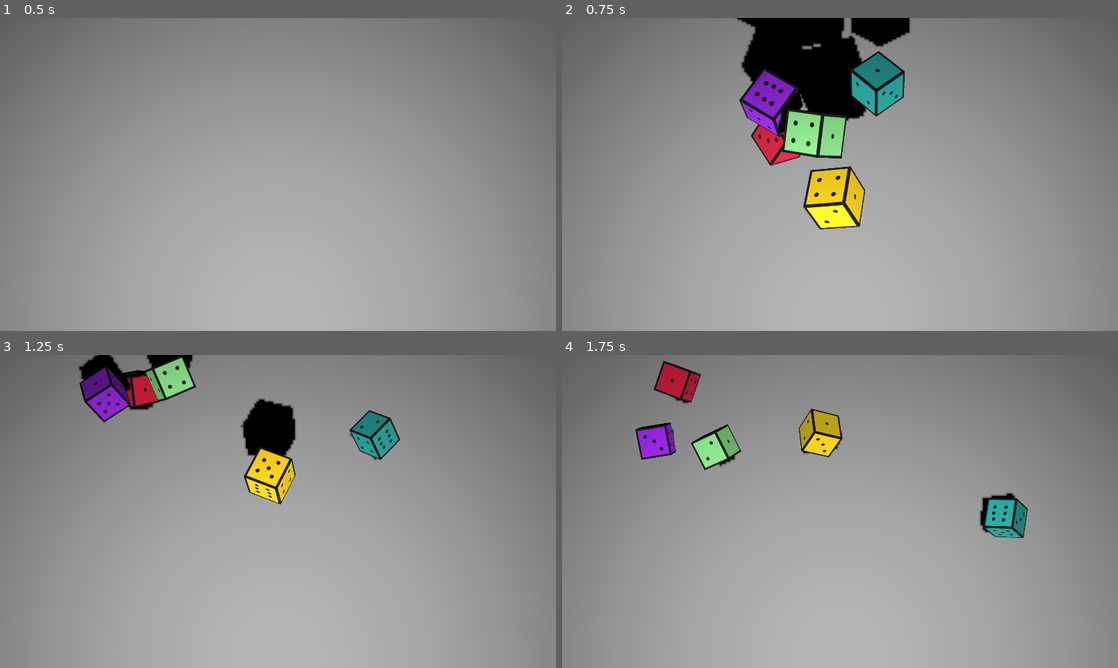
Above: before the commit, frames 1-4 (two rows, left to right).
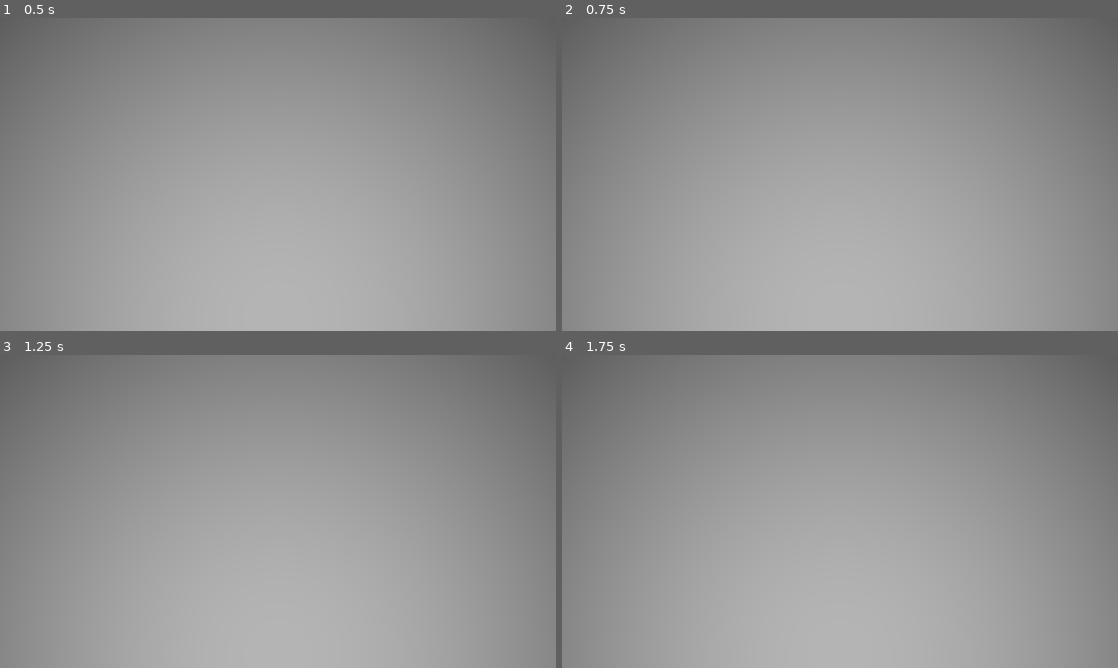
Above: after the commit, the same moments.

Repository: hulien22/bigmode-2023
Game: Godot game, scene res://scenes/combat.tscn
Same seed, same stepped clock (60 frames per second), same inputs: the game is played once before the commit and once after it.
Inputs (mouse positions are in pixels of both pictures, inside the frame that each line leads up to):
- Up to frame 1 (0.5 s): no input
- Up to frame 2 (0.75 s): click (984, 312) at 0.5 s, where only the run before the commit has a clickable "ROLL"
- Up to frame 3 (1.25 s): no input
- Up to frame 4 (1.75 s): move the mouse to (962, 495) at 1.27 s; tap Space (Launch) at 1.35 s; click (962, 495) at 1.42 s

Frame 1 is identical in both runs. In frame 2, 12% of the frame differs, in the area x 30-63%, y 0-68%; in frame 3, 6.4%; in frame 4, 4.2%.

Commit message:
basic door transition things

Diff:
--- a/game_state.gd
+++ b/game_state.gd
@@ -1,10 +1,15 @@
 extends Node
 
+enum GameScene {INTRO, COMBAT}
+
+var game_scene: GameScene
+var level: int = 0
 var player: Player
 
 func _ready():
 	reset_game_state()
 
 func reset_game_state():
+	game_scene = GameScene.INTRO
 	player = Player.new()
 	player.init_warrior()
--- a/scenes/combat.gd
+++ b/scenes/combat.gd
@@ -3,7 +3,7 @@
 
 enum CombatState {START_COMBAT, NEW_TURN, ROLLING, ABILITY_SELECTED, PLAYER_ABILITY, MONSTER_ABILITY, END_TURN, END_COMBAT}
 
-var state: CombatState = CombatState.START_COMBAT
+var combat_state: CombatState = CombatState.START_COMBAT
 
 var ability_boxes:Array[AbilityBox]
 
@@ -15,7 +15,6 @@
 var rerolls:int
 var monster_intent:Ability
 
-
 # player statuses followed by monster statuses
 var statuses:Array[Array] = [[], []]
 var statuses_to_inflict: Array[AbilityEffect]
@@ -24,38 +23,62 @@
 
 # Called when the node enters the scene tree for the first time.
 func _ready():
+	ability_boxes = [$Abilities/ability_box1, $Abilities/ability_box2, \
+					$Abilities/ability_box3, $Abilities/ability_box4, \
+					$Abilities/ability_box5, $Abilities/ability_box6]
+	render_health()
+	go_to_scene(GameState.GameScene.INTRO)
+#	process_start_combat()
+
+func go_to_scene(gs: GameState.GameScene):
+	hide_all_scenes()
+	match gs:
+		GameState.GameScene.INTRO:
+			var doors:Array[GameState.GameScene] = [GameState.GameScene.COMBAT]
+			$DoorChoiceScreen.init(doors)
+			$DoorChoiceScreen.connect("door_selected", go_to_scene)
+			$DoorChoiceScreen.show()
+		GameState.GameScene.COMBAT:
+			$MonsterUI.show()
+			$Combatscreen.show()
+			process_start_combat()
+	# can do stuff with current game_scene before swapping to target one
+	GameState.game_scene = gs
+
+func hide_all_scenes():
+	$MonsterUI.hide()
+	$Combatscreen.hide()
+	$DoorChoiceScreen.hide()
+
+func process_start_combat():
+	disable_abilities_and_rerollbtn()
 	monster = Monster.new()
 	monster.init_slime()
-	ability_boxes = [$Combatscreen/Abilities/ability_box1, $Combatscreen/Abilities/ability_box2, \
-					$Combatscreen/Abilities/ability_box3, $Combatscreen/Abilities/ability_box4, \
-					$Combatscreen/Abilities/ability_box5, $Combatscreen/Abilities/ability_box6]
+	$Abilities/ability_box1.init(1, GameState.player.abilities[0])
+	$Abilities/ability_box2.init(2, GameState.player.abilities[1])
+	$Abilities/ability_box3.init(3, GameState.player.abilities[2])
+	$Abilities/ability_box4.init(4, GameState.player.abilities[3])
+	$Abilities/ability_box5.init(5, GameState.player.abilities[4])
+	$Abilities/ability_box6.init(6, GameState.player.abilities[5])
 	for ab in ability_boxes:
 		ab.connect("ability_clicked", _on_ability_clicked)
 	$Combatscreen/RerollButton.connect("pressed", _on_reroll_button_pressed)
 	dice_mgr.connect("complete_roll", _on_complete_roll)
-	render_health()
-	process_start_combat()
-
-func process_start_combat():
-	$Combatscreen/Abilities/ability_box1.init(1, GameState.player.abilities[0])
-	$Combatscreen/Abilities/ability_box2.init(2, GameState.player.abilities[1])
-	$Combatscreen/Abilities/ability_box3.init(3, GameState.player.abilities[2])
-	$Combatscreen/Abilities/ability_box4.init(4, GameState.player.abilities[3])
-	$Combatscreen/Abilities/ability_box5.init(5, GameState.player.abilities[4])
-	$Combatscreen/Abilities/ability_box6.init(6, GameState.player.abilities[5])
-	disable_abilities_and_rerollbtn()
 	for d in GameState.player.dice:
 		dice_mgr.add_die(d[0], d[1])
 	turn_counter = -1
 	rerolls = 3
 	statuses = [[], []]
 
+	render_health()
+	animate_abilities_slide(true)
+
 	process_new_turn()
 	#todo timer between states? to play anims or smth
 
 
 func process_new_turn():
-	state = CombatState.NEW_TURN
+	combat_state = CombatState.NEW_TURN
 	turn_counter += 1
 	print("starting turn ", turn_counter)
 
@@ -109,9 +132,9 @@
 		$Combatscreen/RerollButton.text = "REROLL (" + str(rerolls) + ")"
 
 func _on_reroll_button_pressed():
-	if state == CombatState.NEW_TURN:
+	if combat_state == CombatState.NEW_TURN:
 		dice_mgr.reset_dice()
-		state = CombatState.ROLLING
+		combat_state = CombatState.ROLLING
 	else:
 		rerolls -= 1
 		$Combatscreen/RerollButton.text = "REROLL (" + str(rerolls) + ")"
@@ -121,19 +144,19 @@
 func _on_ability_clicked(val):
 	disable_abilities_and_rerollbtn()
 	dice_mgr.fade_away_dice()
-	if state != CombatState.ROLLING:
+	if combat_state != CombatState.ROLLING:
 		return
-	state = CombatState.ABILITY_SELECTED
+	combat_state = CombatState.ABILITY_SELECTED
 	print("selected ability ", ability_boxes[val-1].ability.name_)
 
-	state = CombatState.PLAYER_ABILITY
+	combat_state = CombatState.PLAYER_ABILITY
 	process_ability(ability_boxes[val-1].ability, false)
 
 #	animate_status_changes()
 
 	# check if anyone died
 
-	$Combatscreen/character.play_attack()
+	$PlayerUI/character.play_attack()
 	await wait_secs(0.5)
 	animate_status_changes()
 	render_health()
@@ -141,12 +164,12 @@
 	process_monster_turn()
 
 func process_monster_turn():
-	state = CombatState.MONSTER_ABILITY
+	combat_state = CombatState.MONSTER_ABILITY
 	process_ability(monster_intent, true)
 
 	# check if anyone died
 
-	$Combatscreen/character2.play_attack()
+	$MonsterUI/character2.play_attack()
 	await wait_secs(0.5)
 	animate_status_changes()
 	render_health()
@@ -182,7 +205,7 @@
 			add_status(effect.target_, AbilityEffect.TYPE.STRENGTH, amt, false)
 
 func process_end_turn():
-	state = CombatState.END_TURN
+	combat_state = CombatState.END_TURN
 	process_relics()
 
 	print("player statuses:")
@@ -199,10 +222,11 @@
 		r.process_relic(self)
 
 func render_health():
-	$Combatscreen/PlayerHealth.text = str(GameState.player.health) + "/" + str(GameState.player.max_health)
-	$Combatscreen/MonsterHealth.text = str(monster.health) + "/" + str(monster.max_health)
-	$Combatscreen/PlayerBlock.text = str(GameState.player.block)
-	$Combatscreen/MonsterBlock.text = str(monster.block)
+	$PlayerUI/PlayerHealth.text = str(GameState.player.health) + "/" + str(GameState.player.max_health)
+	$PlayerUI/PlayerBlock.text = str(GameState.player.block)
+	if monster:
+		$MonsterUI/MonsterHealth.text = str(monster.health) + "/" + str(monster.max_health)
+		$MonsterUI/MonsterBlock.text = str(monster.block)
 
 func change_health(target: AbilityEffect.TARGET, amount: int):
 	if target == AbilityEffect.TARGET.PLAYER:
@@ -277,3 +301,14 @@
 func wait_secs(s: float):
 	var tmr = get_tree().create_timer(s)
 	await tmr.timeout
+
+func animate_abilities_slide(slide_in:bool):
+	var posn: Vector2 = Vector2(1407, 395)
+	if !slide_in:
+		posn.x += 500
+	var alpha = 1 if slide_in else 0
+	var tween = get_tree().create_tween()
+	tween.set_parallel()
+	tween.tween_property($Abilities, "position", posn, 0.5)
+#	tween.tween_property($Abilities, "modulate:a", alpha, 0.5)
+	pass
--- a/scenes/combat.tscn
+++ b/scenes/combat.tscn
@@ -13,22 +13,12 @@
 [ext_resource type="PackedScene" uid="uid://dif8l4ujy70y3" path="res://scenes/statusholder.tscn" id="7_kw3kg"]
 [ext_resource type="FontFile" uid="uid://bncijok7osr4i" path="res://fonts/CrayonLibre.ttf" id="8_tih6j"]
 [ext_resource type="Shader" path="res://scenes/screen.gdshader" id="8_w723f"]
+[ext_resource type="Texture2D" uid="uid://dp4mbownqfhu3" path="res://art/icons/coin.png" id="9_10h77"]
 [ext_resource type="PackedScene" uid="uid://x3clfwsacs1s" path="res://scenes/relic.tscn" id="10_u2m6l"]
-[ext_resource type="Texture2D" uid="uid://ba3wq01kjehki" path="res://art/icons/eye.png" id="11_oib0c"]
 [ext_resource type="PackedScene" uid="uid://hac8sfncsjsb" path="res://scenes/tooltip.tscn" id="11_wnkdn"]
 [ext_resource type="Texture2D" uid="uid://bbaywftojs0o3" path="res://art/characters/warrior.png" id="12_fr28w"]
-[ext_resource type="Texture2D" uid="uid://ci5w1df2gs0ln" path="res://art/icons/drop.png" id="12_kxy1g"]
 [ext_resource type="Texture2D" uid="uid://hg6ri7opwn1o" path="res://art/characters/slime.png" id="13_5itwo"]
-[ext_resource type="Texture2D" uid="uid://coe7kceohvvpq" path="res://art/icons/die.png" id="13_pm0jd"]
-[ext_resource type="Texture2D" uid="uid://b34pyv71hlcd5" path="res://art/icons/ghost.png" id="14_rt2uq"]
-[ext_resource type="Texture2D" uid="uid://bv51kfa83eupb" path="res://art/icons/lightning.png" id="15_qlmcg"]
-[ext_resource type="Texture2D" uid="uid://cvijxmmg1r5v4" path="res://art/icons/lock.png" id="16_vthbq"]
-[ext_resource type="Texture2D" uid="uid://bl7k6ebjnpuwf" path="res://art/icons/question.png" id="17_85kjr"]
-[ext_resource type="Texture2D" uid="uid://duxt8t00exrjk" path="res://art/icons/sleep.png" id="18_hjf78"]
-[ext_resource type="Texture2D" uid="uid://cetupre532drl" path="res://art/icons/spiral.png" id="19_82to3"]
-[ext_resource type="Texture2D" uid="uid://cap6ndp74ts0x" path="res://art/icons/target.png" id="20_v3yac"]
-[ext_resource type="Texture2D" uid="uid://bjkxvjd4n0hsl" path="res://art/icons/x.png" id="21_glpv4"]
-[ext_resource type="Texture2D" uid="uid://qjwgo3m34x35" path="res://art/icons/xeye.png" id="22_uym8f"]
+[ext_resource type="PackedScene" uid="uid://dgqr05ill80fi" path="res://scenes/door_choice.tscn" id="15_12ci6"]
 
 [sub_resource type="ShaderMaterial" id="ShaderMaterial_hvqtu"]
 shader = ExtResource("8_w723f")
@@ -66,19 +56,112 @@
 position = Vector2(147, 101)
 texture = ExtResource("5_ywhs2")
 
+[node name="PlayerHealth" type="Label" parent="PlayerUI"]
+modulate = Color(0.121569, 0.117647, 0.121569, 1)
+offset_left = 175.0
+offset_top = 70.0
+offset_right = 323.0
+offset_bottom = 122.0
+theme_override_fonts/font = ExtResource("8_tih6j")
+theme_override_font_sizes/font_size = 42
+text = "77/77"
+
 [node name="Shield" type="Sprite2D" parent="PlayerUI"]
 position = Vector2(319, 101)
 texture = ExtResource("6_jpmv3")
 
+[node name="PlayerBlock" type="Label" parent="PlayerUI"]
+modulate = Color(0.121569, 0.117647, 0.121569, 1)
+offset_left = 357.0
+offset_top = 70.0
+offset_right = 505.0
+offset_bottom = 122.0
+theme_override_fonts/font = ExtResource("8_tih6j")
+theme_override_font_sizes/font_size = 42
+text = "0"
+
+[node name="Coin" type="Sprite2D" parent="PlayerUI"]
+position = Vector2(155, 164)
+texture = ExtResource("9_10h77")
+
+[node name="PlayerCoins" type="Label" parent="PlayerUI"]
+modulate = Color(0.121569, 0.117647, 0.121569, 1)
+offset_left = 193.0
+offset_top = 139.0
+offset_right = 341.0
+offset_bottom = 191.0
+theme_override_fonts/font = ExtResource("8_tih6j")
+theme_override_font_sizes/font_size = 42
+text = "0"
+
+[node name="character" parent="PlayerUI" instance=ExtResource("3_yoqcy")]
+position = Vector2(820, 183)
+rotation = 3.14159
+scale = Vector2(1, -1)
+sprite_ = ExtResource("12_fr28w")
+
 [node name="MonsterUI" type="Node2D" parent="."]
+visible = false
 
 [node name="Heart2" type="Sprite2D" parent="MonsterUI"]
 position = Vector2(1697, 106)
 texture = ExtResource("5_ywhs2")
 
+[node name="MonsterHealth" type="Label" parent="MonsterUI"]
+modulate = Color(0.121569, 0.117647, 0.121569, 1)
+offset_left = 1728.0
+offset_top = 79.0
+offset_right = 1876.0
+offset_bottom = 131.0
+theme_override_fonts/font = ExtResource("8_tih6j")
+theme_override_font_sizes/font_size = 42
+text = "77/77"
+
 [node name="Shield2" type="Sprite2D" parent="MonsterUI"]
 position = Vector2(1550, 105)
 texture = ExtResource("6_jpmv3")
+
+[node name="MonsterBlock" type="Label" parent="MonsterUI"]
+modulate = Color(0.121569, 0.117647, 0.121569, 1)
+offset_left = 1584.0
+offset_top = 81.0
+offset_right = 1732.0
+offset_bottom = 133.0
+theme_override_fonts/font = ExtResource("8_tih6j")
+theme_override_font_sizes/font_size = 42
+text = "0"
+
+[node name="character2" parent="MonsterUI" instance=ExtResource("3_yoqcy")]
+position = Vector2(1103, 184)
+sprite_ = ExtResource("13_5itwo")
+
+[node name="Abilities" type="Node2D" parent="."]
+y_sort_enabled = true
+position = Vector2(1907, 395)
+
+[node name="ability_box1" parent="Abilities" instance=ExtResource("6_vs2ql")]
+position = Vector2(42.0002, 49)
+scale = Vector2(0.759635, 0.759635)
+
+[node name="ability_box2" parent="Abilities" instance=ExtResource("6_vs2ql")]
+position = Vector2(42.0001, 137)
+scale = Vector2(0.759635, 0.759635)
+
+[node name="ability_box3" parent="Abilities" instance=ExtResource("6_vs2ql")]
+position = Vector2(42.0002, 225)
+scale = Vector2(0.759635, 0.759635)
+
+[node name="ability_box4" parent="Abilities" instance=ExtResource("6_vs2ql")]
+position = Vector2(42.0001, 313)
+scale = Vector2(0.759635, 0.759635)
+
+[node name="ability_box5" parent="Abilities" instance=ExtResource("6_vs2ql")]
+position = Vector2(42.0001, 401)
+scale = Vector2(0.759635, 0.759635)
+
+[node name="ability_box6" parent="Abilities" instance=ExtResource("6_vs2ql")]
+position = Vector2(42.0001, 489)
+scale = Vector2(0.759635, 0.759635)
 
 [node name="Combatscreen" type="Node2D" parent="."]
 position = Vector2(960, 540)
@@ -102,44 +185,6 @@
 theme_override_font_sizes/font_size = 70
 text = "ROLL"
 
-[node name="character" parent="Combatscreen" instance=ExtResource("3_yoqcy")]
-position = Vector2(-140, -357)
-rotation = -3.14159
-scale = Vector2(1, -1)
-sprite_ = ExtResource("12_fr28w")
-
-[node name="character2" parent="Combatscreen" instance=ExtResource("3_yoqcy")]
-position = Vector2(143, -356)
-sprite_ = ExtResource("13_5itwo")
-
-[node name="Abilities" type="Node2D" parent="Combatscreen"]
-y_sort_enabled = true
-position = Vector2(447, -145)
-
-[node name="ability_box1" parent="Combatscreen/Abilities" instance=ExtResource("6_vs2ql")]
-position = Vector2(42.0002, 49)
-scale = Vector2(0.759635, 0.759635)
-
-[node name="ability_box2" parent="Combatscreen/Abilities" instance=ExtResource("6_vs2ql")]
-position = Vector2(42.0001, 137)
-scale = Vector2(0.759635, 0.759635)
-
-[node name="ability_box3" parent="Combatscreen/Abilities" instance=ExtResource("6_vs2ql")]
-position = Vector2(42.0002, 225)
-scale = Vector2(0.759635, 0.759635)
-
-[node name="ability_box4" parent="Combatscreen/Abilities" instance=ExtResource("6_vs2ql")]
-position = Vector2(42.0001, 313)
-scale = Vector2(0.759635, 0.759635)
-
-[node name="ability_box5" parent="Combatscreen/Abilities" instance=ExtResource("6_vs2ql")]
-position = Vector2(42.0001, 401)
-scale = Vector2(0.759635, 0.759635)
-
-[node name="ability_box6" parent="Combatscreen/Abilities" instance=ExtResource("6_vs2ql")]
-position = Vector2(42.0001, 489)
-scale = Vector2(0.759635, 0.759635)
-
 [node name="Label" type="Label" parent="Combatscreen"]
 visible = false
 modulate = Color(0.121569, 0.117647, 0.121569, 1)
@@ -163,97 +208,8 @@
 "
 horizontal_alignment = 2
 
-[node name="PlayerHealth" type="Label" parent="Combatscreen"]
-modulate = Color(0.121569, 0.117647, 0.121569, 1)
-offset_left = -785.0
-offset_top = -470.0
-offset_right = -637.0
-offset_bottom = -418.0
-theme_override_fonts/font = ExtResource("8_tih6j")
-theme_override_font_sizes/font_size = 42
-text = "77/77"
-
-[node name="PlayerBlock" type="Label" parent="Combatscreen"]
-modulate = Color(0.121569, 0.117647, 0.121569, 1)
-offset_left = -603.0
-offset_top = -470.0
-offset_right = -455.0
-offset_bottom = -418.0
-theme_override_fonts/font = ExtResource("8_tih6j")
-theme_override_font_sizes/font_size = 42
-text = "0"
-
-[node name="MonsterHealth" type="Label" parent="Combatscreen"]
-modulate = Color(0.121569, 0.117647, 0.121569, 1)
-offset_left = 768.0
-offset_top = -461.0
-offset_right = 916.0
-offset_bottom = -409.0
-theme_override_fonts/font = ExtResource("8_tih6j")
-theme_override_font_sizes/font_size = 42
-text = "77/77"
-
-[node name="MonsterBlock" type="Label" parent="Combatscreen"]
-modulate = Color(0.121569, 0.117647, 0.121569, 1)
-offset_left = 624.0
-offset_top = -459.0
-offset_right = 772.0
-offset_bottom = -407.0
-theme_override_fonts/font = ExtResource("8_tih6j")
-theme_override_font_sizes/font_size = 42
-text = "0"
-
-[node name="test" type="Node2D" parent="Combatscreen"]
-visible = false
-position = Vector2(-1123, -553)
-
-[node name="Eye" type="Sprite2D" parent="Combatscreen/test"]
-position = Vector2(320, 338)
-texture = ExtResource("11_oib0c")
-
-[node name="Drop" type="Sprite2D" parent="Combatscreen/test"]
-position = Vector2(384, 338)
-texture = ExtResource("12_kxy1g")
-
-[node name="Die" type="Sprite2D" parent="Combatscreen/test"]
-position = Vector2(456, 340)
-texture = ExtResource("13_pm0jd")
-
-[node name="Ghost" type="Sprite2D" parent="Combatscreen/test"]
-position = Vector2(528, 339)
-texture = ExtResource("14_rt2uq")
-
-[node name="Lightning" type="Sprite2D" parent="Combatscreen/test"]
-position = Vector2(597, 342)
-texture = ExtResource("15_qlmcg")
-
-[node name="Lock" type="Sprite2D" parent="Combatscreen/test"]
-position = Vector2(656, 344)
-texture = ExtResource("16_vthbq")
-
-[node name="Question" type="Sprite2D" parent="Combatscreen/test"]
-position = Vector2(722, 341)
-texture = ExtResource("17_85kjr")
-
-[node name="Sleep" type="Sprite2D" parent="Combatscreen/test"]
-position = Vector2(782, 348)
-texture = ExtResource("18_hjf78")
-
-[node name="Spiral" type="Sprite2D" parent="Combatscreen/test"]
-position = Vector2(857, 348)
-texture = ExtResource("19_82to3")
-
-[node name="Target" type="Sprite2D" parent="Combatscreen/test"]
-position = Vector2(926, 341)
-texture = ExtResource("20_v3yac")
-
-[node name="X" type="Sprite2D" parent="Combatscreen/test"]
-position = Vector2(988, 350)
-texture = ExtResource("21_glpv4")
-
-[node name="Xeye" type="Sprite2D" parent="Combatscreen/test"]
-position = Vector2(1072, 341)
-texture = ExtResource("22_uym8f")
+[node name="DoorChoiceScreen" parent="." instance=ExtResource("15_12ci6")]
+visible = false
 
 [node name="SubViewportContainer" type="SubViewportContainer" parent="."]
 z_index = 10
--- a/scenes/door_choice.gd
+++ b/scenes/door_choice.gd
@@ -1,18 +1,22 @@
 extends Node2D
 class_name DoorChoice
 
-signal door_selected(door)
+signal door_selected(game_state:GameState.GameScene)
+
+var doors:Array[GameState.GameScene] = []
 
 func _ready():
 	$OneDoor/door.connect("door_selected", door_picked.bind(0))
 	$TwoDoors/door.connect("door_selected", door_picked.bind(0))
 	$TwoDoors/door2.connect("door_selected", door_picked.bind(1))
 
-func init(num_doors:int):
-	if num_doors == 1:
+func init(d: Array[GameState.GameScene]):
+	if d.size() == 1:
+		#TODO set the icons of the doors first
 		$OneDoor.visible = true
 	else:
 		$TwoDoors.visible = true
+	doors = d
 
 func door_picked(i: int):
-	door_selected.emit(i)
+	door_selected.emit(doors[i])
--- a/scenes/door_choice.tscn
+++ b/scenes/door_choice.tscn
@@ -8,6 +8,7 @@
 script = ExtResource("1_wxmqc")
 
 [node name="Realtabletest3" type="Sprite2D" parent="."]
+visible = false
 position = Vector2(960, 540)
 texture = ExtResource("1_s5cwp")
 
--- a/scenes/statusholder.gd
+++ b/scenes/statusholder.gd
@@ -16,7 +16,7 @@
 	var need_wait:bool = false
 	var anim_time = 0.5
 	for s in cur_statuses:
-		if !contains_type(new_statuses, s.type):
+		if !StatusHolder.contains_type(new_statuses, s.type):
 			need_wait = true
 			s.anim_remove(anim_time)
 	if need_wait:
Not shown: 1 places in scenes/combat.tscn that only renumber resources
